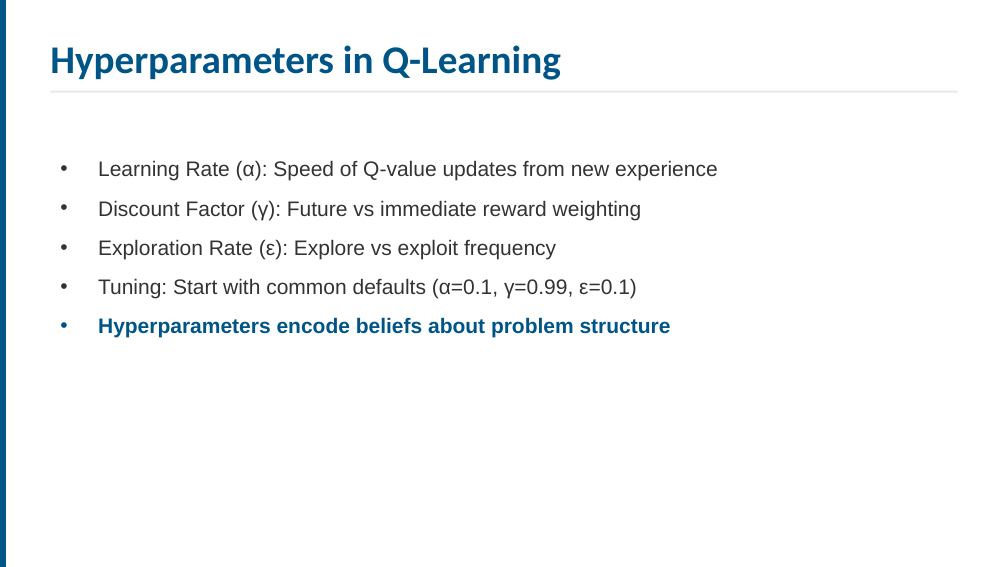
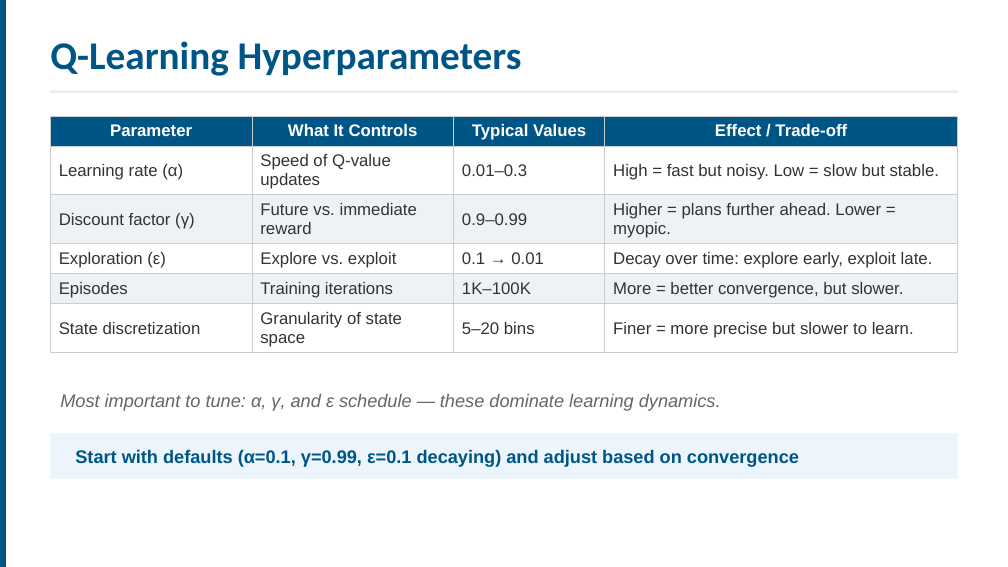
Before and after one commit to ucla-anderson-SSAI/SSAI, a slide deck: slide 32 of Slides/Week4.pptx (slide 27 before the commit). Drawn at 1008x567 pixels with LibreOffice and Linux fonts; fonts in the diff are those of the drawing. Boxes give left, top, right and bottom in pixels: in the first picture for what was removed or moved away, otherwise in the second. Text is boxed around its words. In the diff, an @@ line names an element or a change of style, - is before the commit and + after.

```diff
--- a/Slides/Week4.pptx
+++ b/Slides/Week4.pptx
@@ text at (x1=50, y1=41, x2=522, y2=76): text changed @@
-Hyperparameters in Q-Learning
+Q-Learning Hyperparameters
@@ text "Q-Learning Hyperparameters" at (x1=50, y1=41, x2=522, y2=76): vertical alignment middle to top @@
@@ table added at (x1=50, y1=116, x2=958, y2=351), 6 rows, 4 columns @@
+Parameter | What It Controls | Typical Values | Effect / Trade-off
+Learning rate (α) | Speed of Q-value updates | 0.01–0.3 | High = fast but noisy. Low = slow but stable.
+Discount factor (γ) | Future vs. immediate reward | 0.9–0.99 | Higher = plans further ahead. Lower = myopic.
+Exploration (ε) | Explore vs. exploit | 0.1 → 0.01 | Decay over time: explore early, exploit late.
+Episodes | Training iterations | 1K–100K | More = better convergence, but slower.
+State discretization | Granularity of state space | 5–20 bins | Finer = more precise but slower to learn.
@@ text removed at (x1=98, y1=160, x2=718, y2=338) @@
-• Learning Rate (α): Speed of Q-value updates from new experience
-• Discount Factor (γ): Future vs immediate reward weighting
-• Exploration Rate (ε): Explore vs exploit frequency
-• Tuning: Start with common defaults (α=0.1, γ=0.99, ε=0.1)
-• Hyperparameters encode beliefs about problem structure
@@ text added at (x1=60, y1=394, x2=721, y2=411), 13 pt, text #666666, italic @@
+Most important to tune: α, γ, and ε schedule — these dominate learning dynamics.
@@ rectangle added at (x1=50, y1=433, x2=958, y2=479), fill #EBF5FB @@
@@ text added at (x1=75, y1=449, x2=799, y2=467), 13 pt, text #005587, bold @@
+Start with defaults (α=0.1, γ=0.99, ε=0.1 decaying) and adjust based on convergence
```
Also in this commit, not shown: 20 other slides changed, 19 slides added, 9 slides removed, 27 other files.
